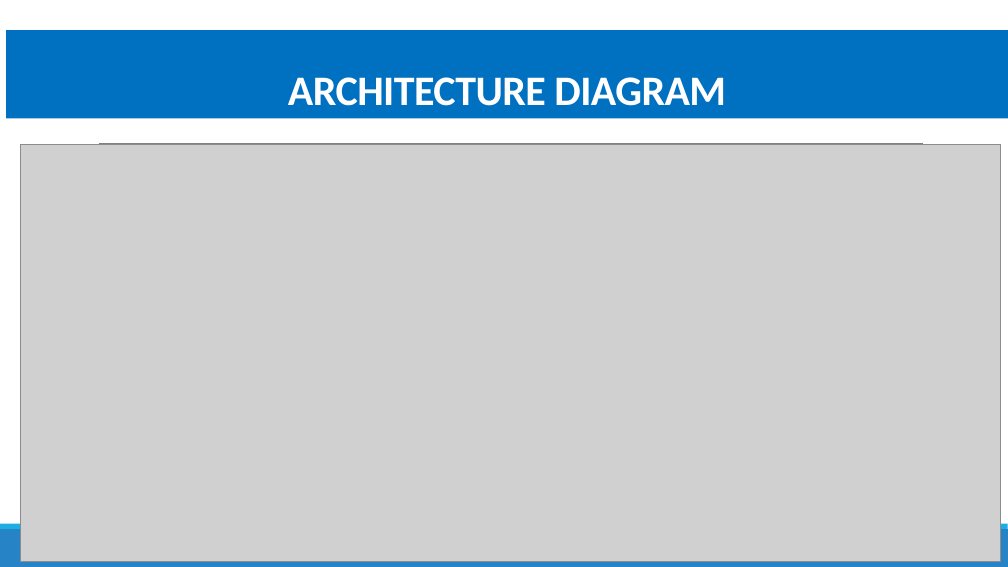
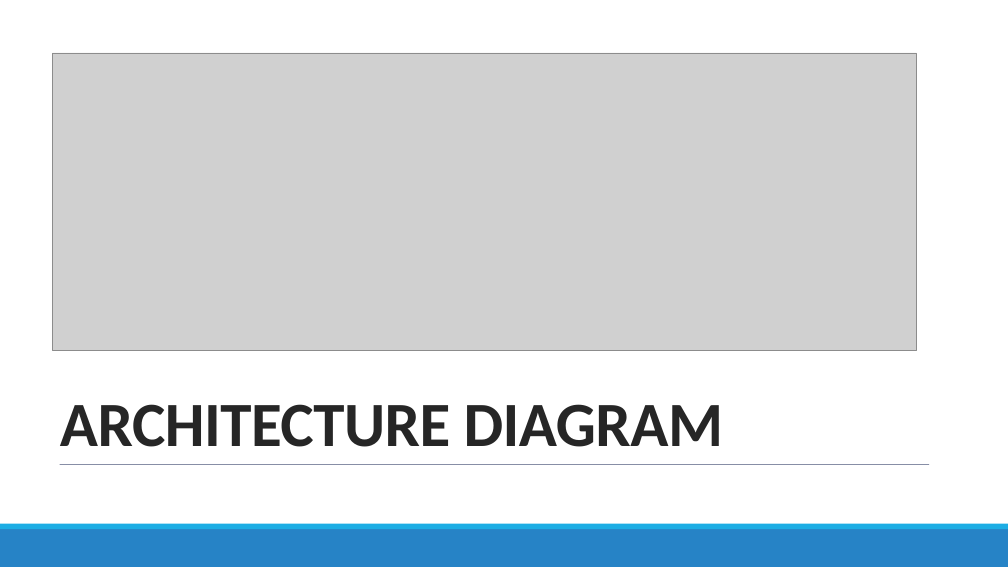
Before and after one commit to spr265/TechCharmProject, a slide deck: slide 6 of Documentation/PPT/KDM_PPT_final.pptx. Drawn at 1008x567 pixels with LibreOffice and Linux fonts; fonts in the diff are those of the drawing; grey boxes stand for pictures. Boxes give left, top, right and bottom in pixels: in the first picture for what was removed or moved away, otherwise in the second. Text is boxed around its words. In the diff, an @@ line names an element or a change of style, - is before the commit and + after.

Commit message:
ppt

```diff
--- a/Documentation/PPT/KDM_PPT_final.pptx
+++ b/Documentation/PPT/KDM_PPT_final.pptx
@@ rectangle added at (0, 0, 1008, 567), fill #FFFFFF @@
@@ rectangle added at (0, 0, 1008, 524), fill #FFFFFF @@
@@ picture added at (52, 53, 917, 351) @@
@@ picture removed at (20, 144, 1001, 561) @@
@@ line removed from (99, 144) to (923, 144) @@
@@ title "ARCHITECTURE DIAGRAM": place and size @@
-title "ARCHITECTURE DIAGRAM" at (6, 30, 1008, 119)
+title "ARCHITECTURE DIAGRAM" at (60, 404, 724, 447)
@@ title "ARCHITECTURE DIAGRAM" at (60, 404, 724, 447): size 40 to 60 pt, text colour #FFFFFF to #262626; alignment centre to left; fill #0070C0 to none @@
@@ line added from (60, 464) to (929, 464), #344068 0.5 pt @@
@@ rectangle removed at (0, 529, 1008, 567) @@
@@ rectangle removed at (0, 524, 1008, 529) @@
@@ rectangle added at (0, 529, 1008, 567), fill #2683C6 @@
@@ rectangle added at (0, 524, 1008, 529), fill #1CADE4 @@
```
